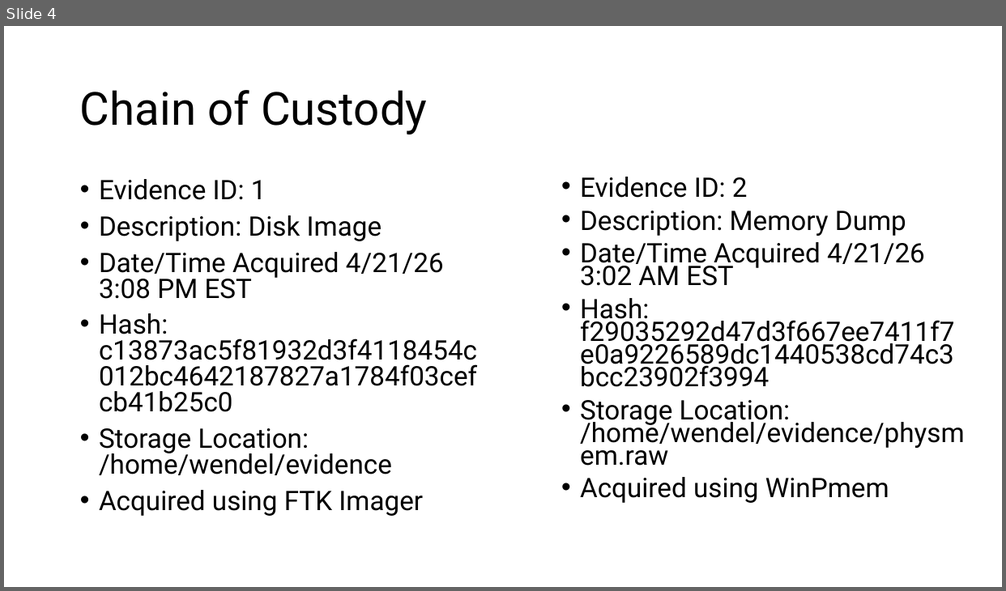
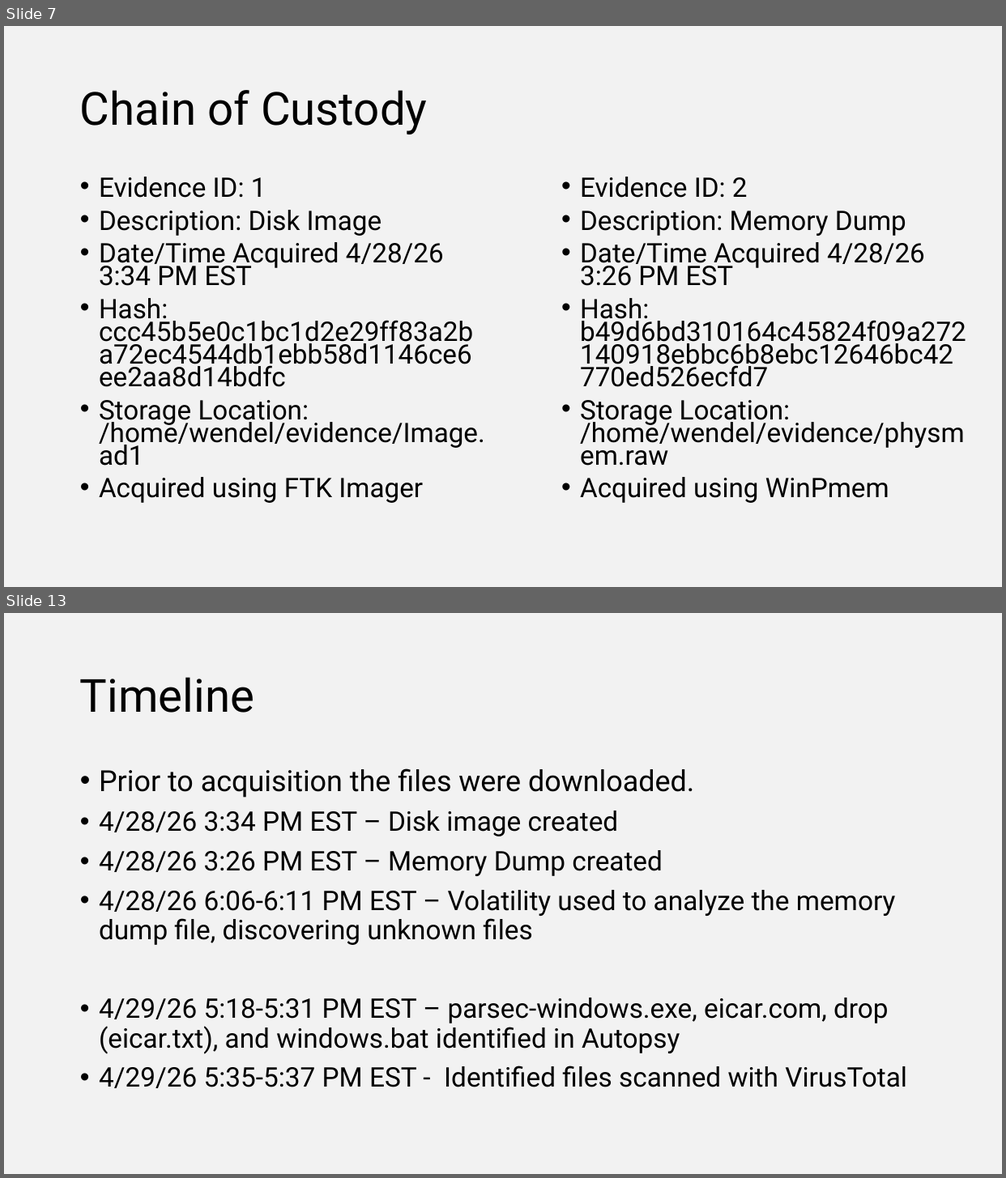
Before and after one commit to wendeldjr/Forensics_Kali_Project, a slide deck: Forensic Project Phase 4.pptx. Shown one above the other, each under a label of ours: slide 4 before the commit, slides 7 and 13 after it; the slides between them are not shown. The pictures are 1006x591 and 1006x1178 pixels, drawn with LibreOffice and Linux fonts; fonts in the diff are those of the drawing. Boxes give left, top, right and bottom in pixels: in the first picture for what was removed or moved away, otherwise in the second. Text is boxed around its words. In the diff, an @@ line names an element or a change of style, - is before the commit and + after.

```diff
--- a/Forensic Project Phase 4.pptx
+++ b/Forensic Project Phase 4.pptx
@@ slide 13 added at (4,613,1002,1174), background #F2F2F2 @@
@@ title added at (80,677,254,713), 44 pt, text #000000 @@
+Timeline
@@ text added at (99,769,907,1088), 26 pt, text #000000 @@
+• Prior to acquisition the files were downloaded.
+• 4/28/26 3:34 PM EST – Disk image created
+• 4/28/26 3:26 PM EST – Memory Dump created
+• 4/28/26 6:06-6:11 PM EST – Volatility used to analyze the memory dump file, discovering unknown files
+• 4/29/26 5:18-5:31 PM EST – parsec-windows.exe, eicar.com, drop (eicar.txt), and windows.bat identified in Autopsy
+• 4/29/26 5:35-5:37 PM EST - Identified files scanned with VirusTotal
@@ what was slide 4 is now slide 7 @@
@@ slide 7 changed as well @@
@@ background #FFFFFF to #F2F2F2 @@
@@ text at (99,177,423,503): line spacing 0.8 to 0.7 @@
@@ text at (99,242,485,466): text changed @@
-• Date/Time Acquired 4/21/26 3:08 PM EST
-• Hash: c13873ac5f81932d3f4118454c012bc4642187827a1784f03cefcb41b25c0
-• Storage Location: /home/wendel/evidence
+• Date/Time Acquired 4/28/26 3:34 PM EST
+• Hash: ccc45b5e0c1bc1d2e29ff83a2ba72ec4544db1ebb58d1146ce6ee2aa8d14bdfc
+• Storage Location: /home/wendel/evidence/Image.ad1
@@ text at (580,242,925,326): text changed @@
-• Date/Time Acquired 4/21/26 3:02 AM EST
-• Hash: f29035292d47d3f667ee7411f7e0a9226589dc1440538cd74c3bcc23902f3994
+• Date/Time Acquired 4/28/26 3:26 PM EST
+• Hash: b49d6bd310164c45824f09a272140918ebbc6b8ebc12646bc42770ed526ecfd7
```
Also in this commit, not shown: 3 other slides changed, 9 other slides added, 3 slides removed, 6 other files.
